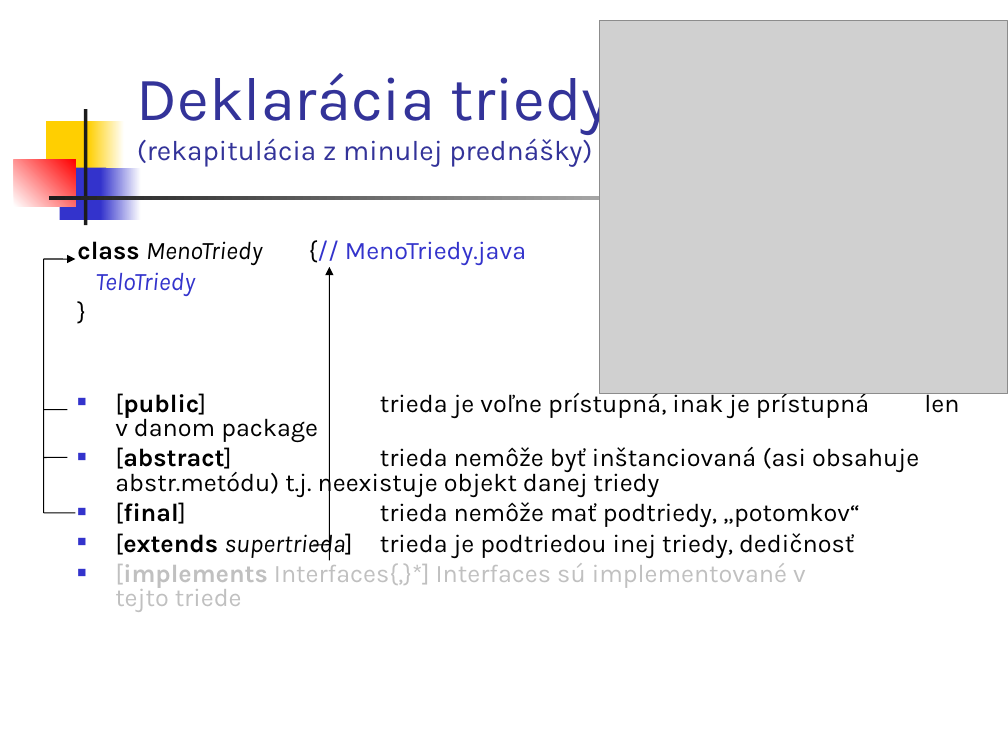
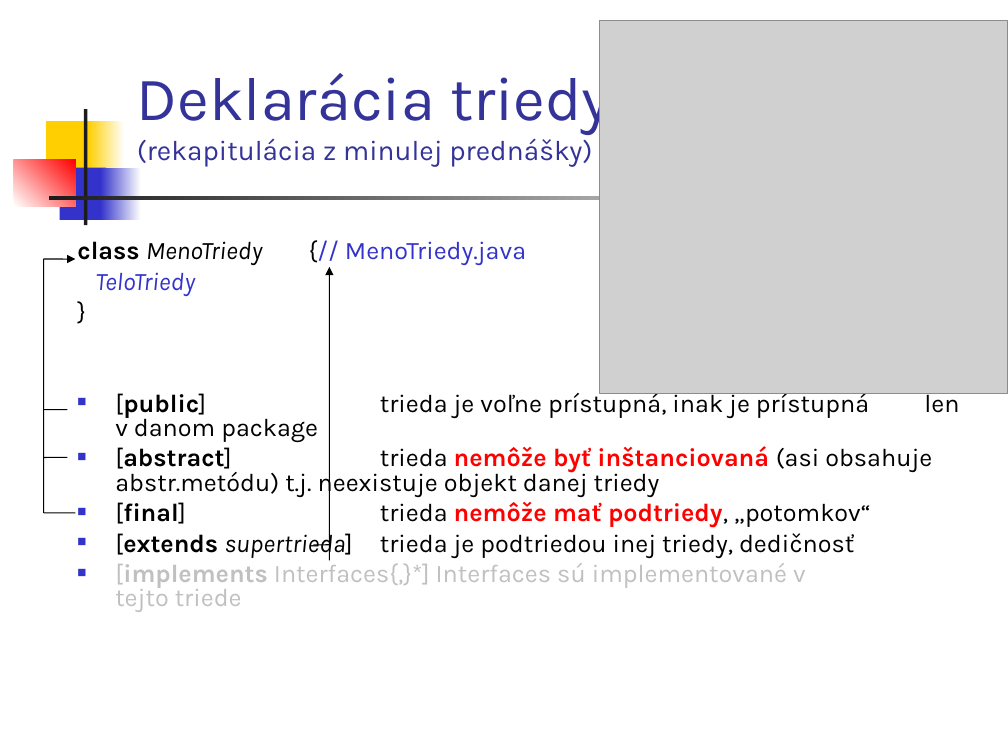
Before and after one commit to Programovanie4/Prednasky, a slide deck: slide 3 of 04/04_java.ppt. Drawn at 1008x756 pixels with LibreOffice and Linux fonts; fonts in the diff are those of the drawing; grey boxes stand for pictures. Boxes give left, top, right and bottom in pixels: in the first picture for what was removed or moved away, otherwise in the second. Text is boxed around its words. In the diff, an @@ line names an element or a change of style, - is before the commit and + after.

```diff
--- a/04/04_java.ppt
+++ b/04/04_java.ppt
@@ text at box(115, 446, 932, 528): text colour #000000 to #FF0000, bold on in "nemôže byť inštanciovaná", "nemôže mať podtriedy," @@
```
Also in this commit, not shown: 12 other slides changed, 7 slides added, 1 other file.
